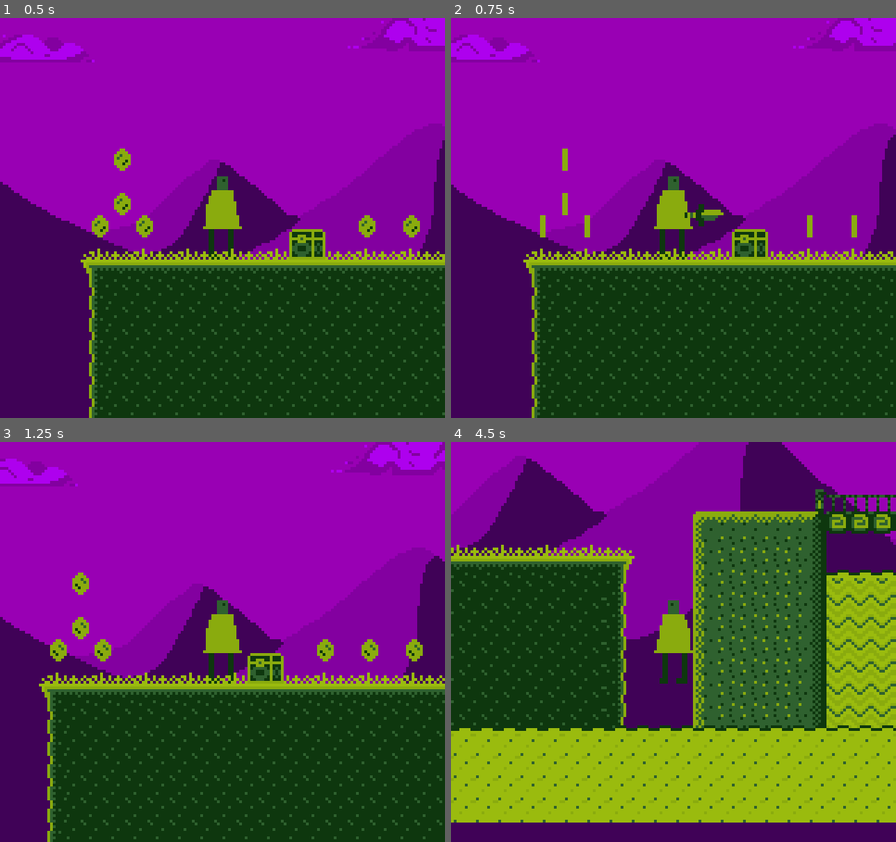
Above: before the commit, frames 1-4 (two rows, left to right).
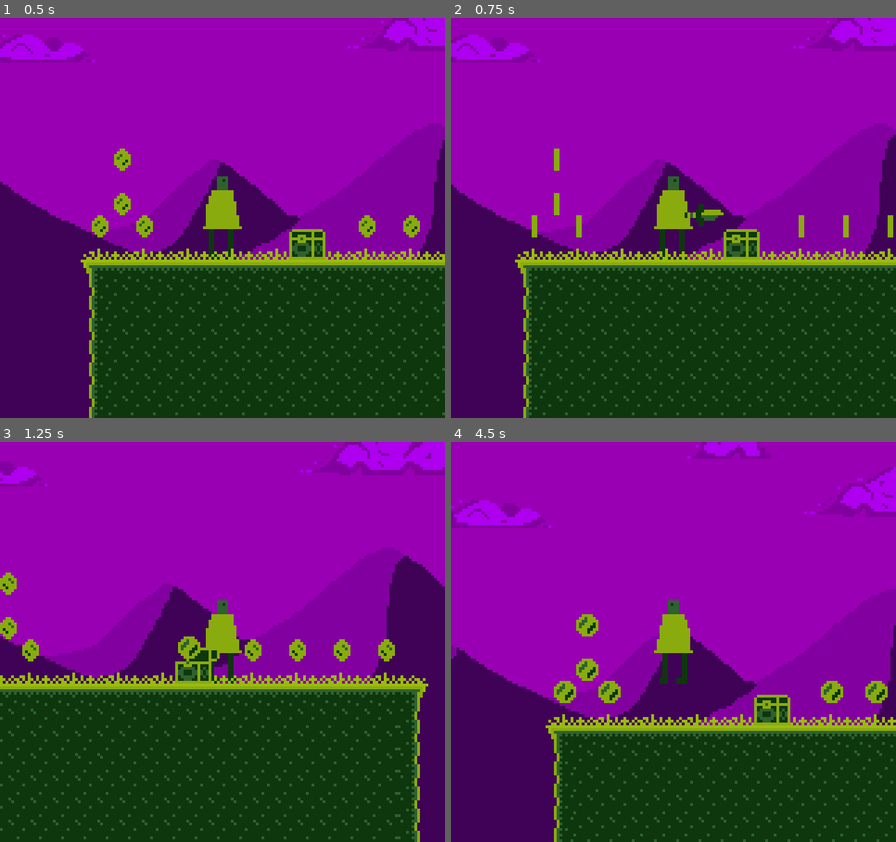
Above: after the commit, the same moments.

Repository: gutino/gamedev_studies
Game: Godot game, scene res://Assets/Levels/Level1/Level1.tscn
Two runs of this game, one before a commit and one after it. Both use one fixed random seed, a clock stepped at 60 frames per second and the inputs below.
Inputs:
- Up to frame 1 (0.5 s): no input
- Up to frame 2 (0.75 s): hold Right (ui_right) from 0.53 s (still down); tap Z (attack) at 0.6 s
- Up to frame 3 (1.25 s): keep holding Right (ui_right); tap Space (ui_accept) at 0.77, 0.8, 1.07 s
- Up to frame 4 (4.5 s): tap Space (ui_accept) at 1.35, 1.52, 1.82, 2.3, 3.02, 3.32, 3.77, 3.8, 4.07, 4.35 s; tap Z (attack) at 1.55, 2.1, 3.05, 3.6 s; release Right (ui_right) at 2.03 s; hold Left (ui_left) 2.03-2.78 s; hold Right (ui_right) 2.78-4.28 s; tap Shift (sprint) at 2.85 s; hold Left (ui_left) from 4.28 s (still down)

Frame 1 is identical in both runs. In frame 2, 7.8% of the frame differs, in the area x 14-100%, y 32-100%; in frame 3, 22%; in frame 4, 78%, in the area x 0-100%, y 0-100%.

Commit message:
Attack Fix

Diff:
--- a/TMB_1/Assets/Actors/Characters/OurGuy/OurGuy.tscn
+++ b/TMB_1/Assets/Actors/Characters/OurGuy/OurGuy.tscn
@@ -1,14 +1,15 @@
-[gd_scene load_steps=9 format=2]
+[gd_scene load_steps=8 format=2]
 
 [ext_resource path="res://Assets/Actors/Characters/OurGuy/OurGuy.png" type="Texture" id=1]
 [ext_resource path="res://Assets/Actors/Characters/OurGuy/Scripts/OurGuyStateMachine.gd" type="Script" id=2]
 [ext_resource path="res://Assets/Actors/Characters/OurGuy/Scripts/States/Idle.gd" type="Script" id=3]
 [ext_resource path="res://Assets/Actors/Characters/OurGuy/Scripts/States/Move.gd" type="Script" id=4]
 [ext_resource path="res://Assets/Actors/Characters/OurGuy/Scripts/States/Jump.gd" type="Script" id=5]
-[ext_resource path="res://Assets/Actors/Characters/OurGuy/Scripts/States/Attack.gd" type="Script" id=6]
 
 [sub_resource type="GDScript" id=1]
 script/source = "extends KinematicBody2D
+
+const _Sword = preload(\"OurSword.tscn\")
 
 export var _HorizontalVelocity := 80.0
 export var _GravityVelocity := 120
@@ -24,6 +25,7 @@
 var _JumpDeaccel := 0.05
 var _IsJumping := false
 var _GoingLeft := false
+var _Attacking := false
 
 func calcSpriteSide() -> void:
 	if _CurrSpeed.x > 0 && _GoingLeft:
@@ -52,6 +54,24 @@
 
 	calcSpriteSide()
 
+func EngageAttack():
+	self._Attacking = true
+	var sword_obj = _Sword.instance()
+	var anim = sword_obj.get_node(\"AnimationPlayer\")
+
+	sword_obj.connect(\"AttackEnded\", self, \"DisengageAttack\")
+	sword_obj.scale.x = self.get_node(\"Sprite\").scale.x
+
+	if self._GoingLeft:
+		anim.play(\"AttackL\")
+	else:
+		anim.play(\"AttackR\")
+
+	self.get_node(\"SwordSpawn\").add_child(sword_obj)
+
+func DisengageAttack():
+	self._Attacking = false
+
 func _on_JumpTimer_timeout():
 	_IsJumping = false
 
@@ -78,9 +98,6 @@
 [node name="Jump" type="Node" parent="StateMachine"]
 script = ExtResource( 5 )
 
-[node name="Attack" type="Node" parent="StateMachine"]
-script = ExtResource( 6 )
-
 [node name="Sprite" type="Sprite" parent="."]
 position = Vector2( 0, -16 )
 texture = ExtResource( 1 )
--- a/TMB_1/Assets/Actors/Characters/OurGuy/Scripts/States/Attack.gd
+++ b/TMB_1/Assets/Actors/Characters/OurGuy/Scripts/States/Attack.gd
@@ -1,22 +1,9 @@
 extends State
 
-const _Sword = preload("../../OurSword.tscn")
+
 
 func enter():
-	var sword_obj = _Sword.instance()
-	var anim = sword_obj.get_node("AnimationPlayer")
 
-	sword_obj.connect("AttackEnded", self, "on_attack_ended")
-	sword_obj.scale.x = _Actor.get_node("Sprite").scale.x
-
-	if _Actor._GoingLeft:
-		anim.play("AttackL")
-	else:
-		anim.play("AttackR")
-
-	#_Actor._CurrSpeed.x = 0
-
-	_Actor.get_node("SwordSpawn").add_child(sword_obj)
 
 func on_attack_ended():
 	#Implementar Lista
--- a/TMB_1/Assets/Actors/Characters/OurGuy/Scripts/States/Idle.gd
+++ b/TMB_1/Assets/Actors/Characters/OurGuy/Scripts/States/Idle.gd
@@ -1,6 +1,7 @@
-extends State
+extends OurGuyState
 
 func process(delta):
+	.process(delta)
 
 	if Input.is_action_just_pressed("ui_accept") && _Actor.is_on_floor():
 		_Actor._IsJumping = true
@@ -16,7 +17,3 @@
 		return
 	else:
 		_Actor._CurrSpeed.x = lerp(_Actor._CurrSpeed.x, 0, _Actor._Deaccel)
-
-	if Input.is_action_just_pressed("attack") && _Actor.is_on_floor():
-		_Machine.changeState("Attack")
-		return
--- a/TMB_1/Assets/Actors/Characters/OurGuy/Scripts/States/Move.gd
+++ b/TMB_1/Assets/Actors/Characters/OurGuy/Scripts/States/Move.gd
@@ -1,15 +1,13 @@
-extends State
+extends OurGuyState
 
 func process(delta):
+	.process(delta)
 	if !self.checkMovementInput():
 		_Machine.changeState("Idle")
 		return
 
 	if Input.is_action_just_pressed("ui_accept") && _Actor.is_on_floor():
 		_Machine.changeState("Jump")
-		return
-	if Input.is_action_just_pressed("attack") && _Actor.is_on_floor():
-		_Machine.changeState("Attack")
 		return
 
 	self.getFinalXSpeed()
--- a/TMB_1/Assets/Actors/PickUps/Chest/Chest.gd
+++ b/TMB_1/Assets/Actors/PickUps/Chest/Chest.gd
@@ -17,11 +17,15 @@
 	pickedUpItem.z_index = 10
 
 	$ItemSpawner.add_child(pickedUpItem)
+
 	self.ItemInstancePath = pickedUpItem.get_path()
+
 	self.CollidedBody = body
 
 func _PickUpChild():
+
 	var item := self.get_node_or_null(ItemInstancePath)
+
 	if (item != null && item.has_method("_PickedUp")):
 		item._PickedUp(self.CollidedBody)
 	self.queue_free()
--- a/TMB_1/Assets/Levels/Level1/Level1.tscn
+++ b/TMB_1/Assets/Levels/Level1/Level1.tscn
@@ -18,7 +18,6 @@
 script/source = "extends Area2D
 
 func _on_KillPlane_body_entered(body):
-	print(\"LOKO\")
 	self.get_tree().reload_current_scene()
 "
 
@@ -97,7 +96,6 @@
 
 [node name="CoinSpawner3" parent="Coins" instance=ExtResource( 2 )]
 position = Vector2( 56, -8 )
-_Formation = 2
 
 [node name="CoinSpawner4" parent="Coins" instance=ExtResource( 2 )]
 position = Vector2( 384, 0 )
--- a/TMB_1/Assets/Objects/Utils/CoinSpawner/CoinSpawner.tscn
+++ b/TMB_1/Assets/Objects/Utils/CoinSpawner/CoinSpawner.tscn
@@ -5,14 +5,15 @@
 
 [node name="CoinSpawner" type="Node2D"]
 script = ExtResource( 1 )
+_Formation = 2
 
 [node name="Coin" parent="." instance=ExtResource( 2 )]
 
 [node name="Coin2" parent="." instance=ExtResource( 2 )]
-position = Vector2( 0, -24 )
+position = Vector2( 16, 0 )
 
 [node name="Coin3" parent="." instance=ExtResource( 2 )]
-position = Vector2( 24, -24 )
+position = Vector2( 32, 0 )
 
 [node name="Coin4" parent="." instance=ExtResource( 2 )]
-position = Vector2( 24, 0 )
+position = Vector2( 48, 0 )
--- /dev/null
+++ b/TMB_1/OurGuyState.gd
@@ -0,0 +1,7 @@
+extends State
+
+class_name OurGuyState
+
+func process(delta):
+	if Input.is_action_just_pressed("attack") && !_Actor._Attacking :
+		_Actor.EngageAttack()
--- a/TMB_1/project.godot
+++ b/TMB_1/project.godot
@@ -9,6 +9,11 @@
 config_version=4
 
 _global_script_classes=[ {
+"base": "State",
+"class": "OurGuyState",
+"language": "GDScript",
+"path": "res://OurGuyState.gd"
+}, {
 "base": "Area2D",
 "class": "PickUpItem",
 "language": "GDScript",
@@ -25,6 +30,7 @@
 "path": "res://Assets/Scripts/StateMachine.gd"
 } ]
 _global_script_class_icons={
+"OurGuyState": "",
 "PickUpItem": "",
 "State": "",
 "StateMachine": ""
Binary file added: TMB_1/OriginalFiles/Snake.aseprite
